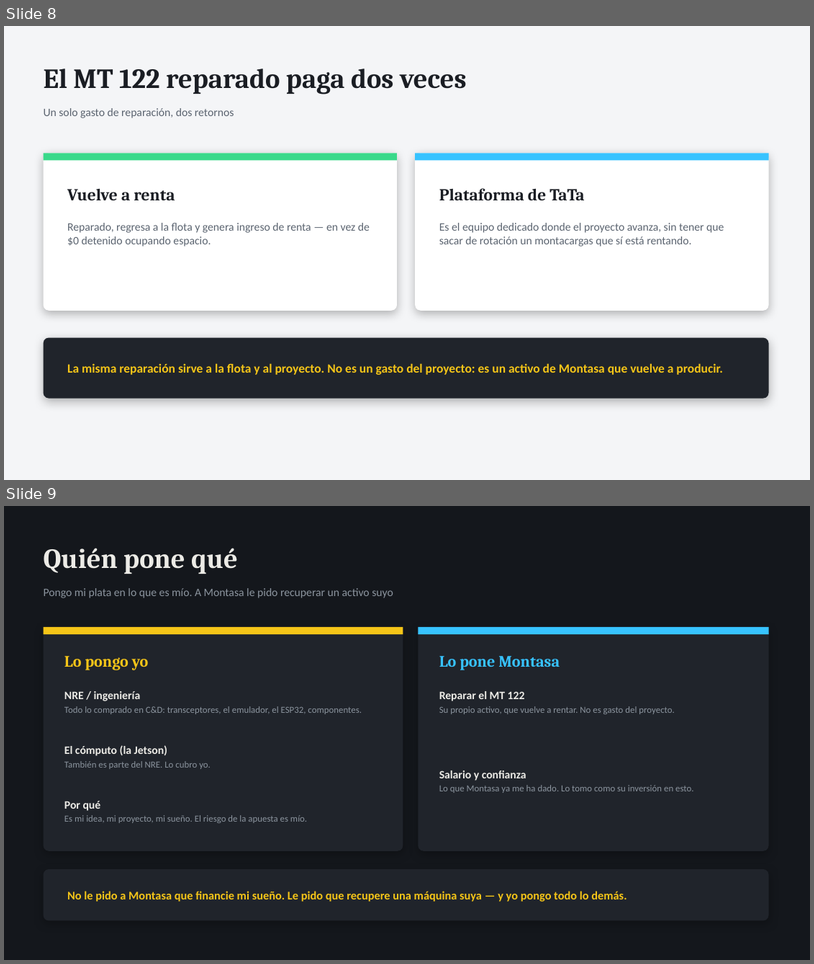
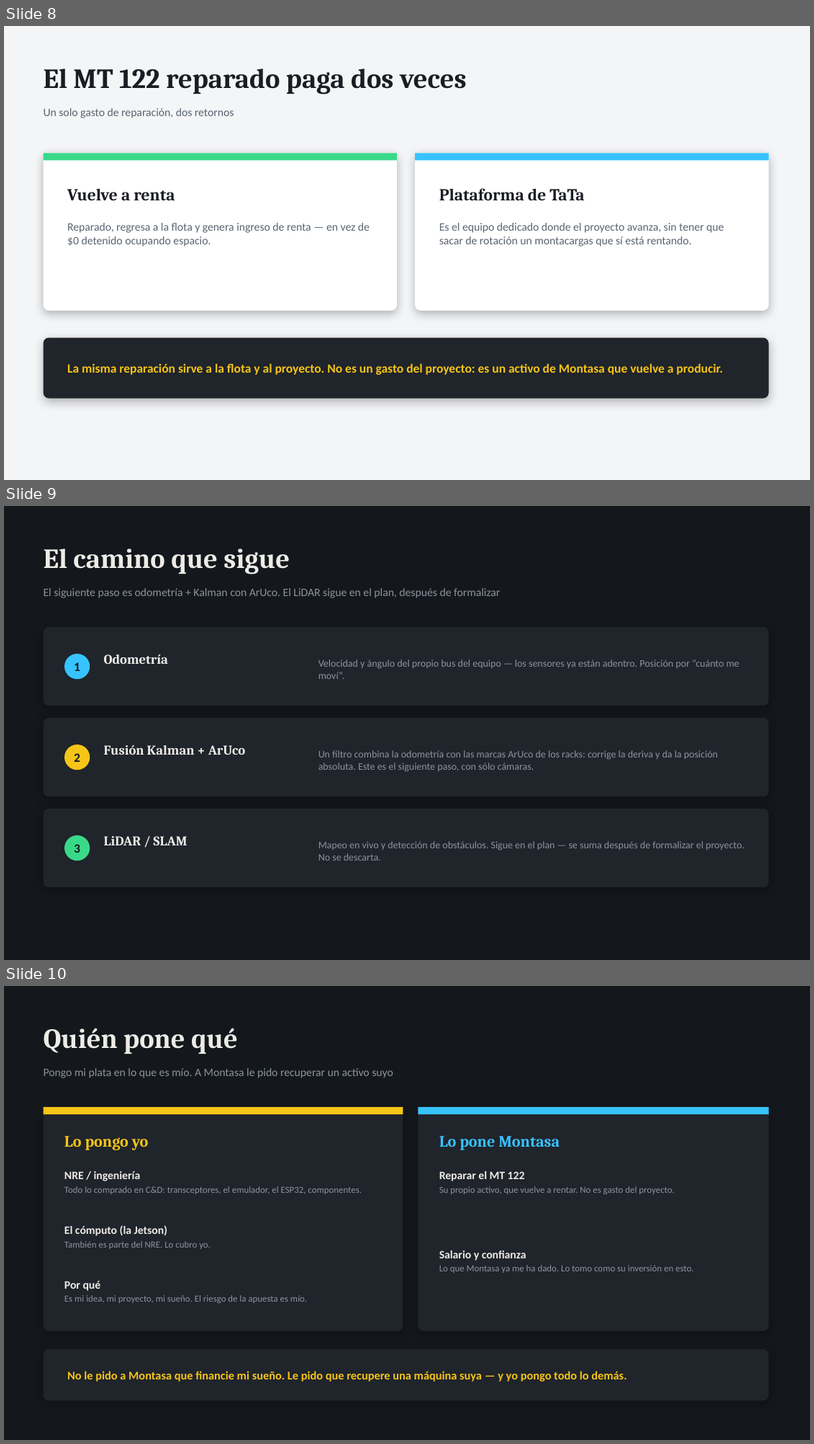
Before and after one commit to Rodzilla-TheCreator/tata, a slide deck: presentaciones/TaTa_Estado_y_Pedido_Omar.pptx. Shown one above the other, each under a label of ours: slides 8 and 9 before the commit, slides 8, 9 and 10 after it. The pictures are 814x964 and 814x1444 pixels, drawn with LibreOffice and Linux fonts; fonts in the diff are those of the drawing. Boxes give left, top, right and bottom in pixels: in the first picture for what was removed or moved away, otherwise in the second. Text is boxed around its words. In the diff, an @@ line names an element or a change of style, - is before the commit and + after.

```diff
--- a/presentaciones/TaTa_Estado_y_Pedido_Omar.pptx
+++ b/presentaciones/TaTa_Estado_y_Pedido_Omar.pptx
@@ slide 9 added at [4, 506, 810, 960], background #14171C @@
@@ text added at [44, 548, 290, 574], 33 pt, text #ECEBE6, bold @@
+El camino que sigue
@@ text added at [44, 588, 500, 598], 13.5 pt, text #8B949E @@
+El siguiente paso es odometría + Kalman con ArUco. El LiDAR sigue en el plan, después de formalizar
@@ rounded rectangle added at [44, 627, 769, 705], fill #20242B @@
@@ ellipse added at [64, 654, 90, 679], fill #37C3FF @@
@@ text added at [104, 654, 168, 664], 16 pt, text #ECEBE6, bold @@
+Odometría
@@ text added at [74, 662, 80, 671], 15 pt, text #14171C, bold @@
+1
@@ text added at [319, 659, 740, 679], 12 pt, text #8B949E @@
+Velocidad y ángulo del propio bus del equipo — los sensores ya están adentro. Posición por “cuánto me moví”.
@@ rounded rectangle added at [44, 718, 769, 796], fill #20242B @@
@@ ellipse added at [64, 744, 90, 770], fill #F5C518 @@
@@ text added at [74, 753, 80, 762], 15 pt, text #14171C, bold @@
+2
@@ text added at [104, 745, 246, 754], 16 pt, text #ECEBE6, bold @@
+Fusión Kalman + ArUco
@@ text added at [319, 750, 718, 772], 12 pt, text #8B949E @@
+Un filtro combina la odometría con las marcas ArUco de los racks: corrige la deriva y da la posición absoluta. Este es el siguiente paso, con sólo cámaras.
@@ rounded rectangle added at [44, 808, 769, 887], fill #20242B @@
@@ ellipse added at [64, 835, 90, 860], fill #39D98A @@
@@ text added at [74, 844, 80, 852], 15 pt, text #14171C, bold @@
+3
@@ text added at [104, 836, 188, 845], 16 pt, text #ECEBE6, bold @@
+LiDAR / SLAM
@@ text added at [319, 841, 745, 860], 12 pt, text #8B949E @@
+Mapeo en vivo y detección de obstáculos. Sigue en el plan — se suma después de formalizar el proyecto. No se descarta.
@@ what was slide 9 is now slide 10 @@
```
Also in this commit, not shown: 1 slide changed, 3 other files.
